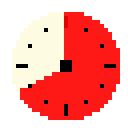
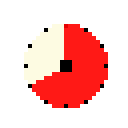
Layer changes from the first 128 × 128 image to the second:
"Layer 2": opacity 90% → 100%, painted on it over [20, 12, 120, 120]
removed layer "Layer 4" over [12, 12, 120, 120]
